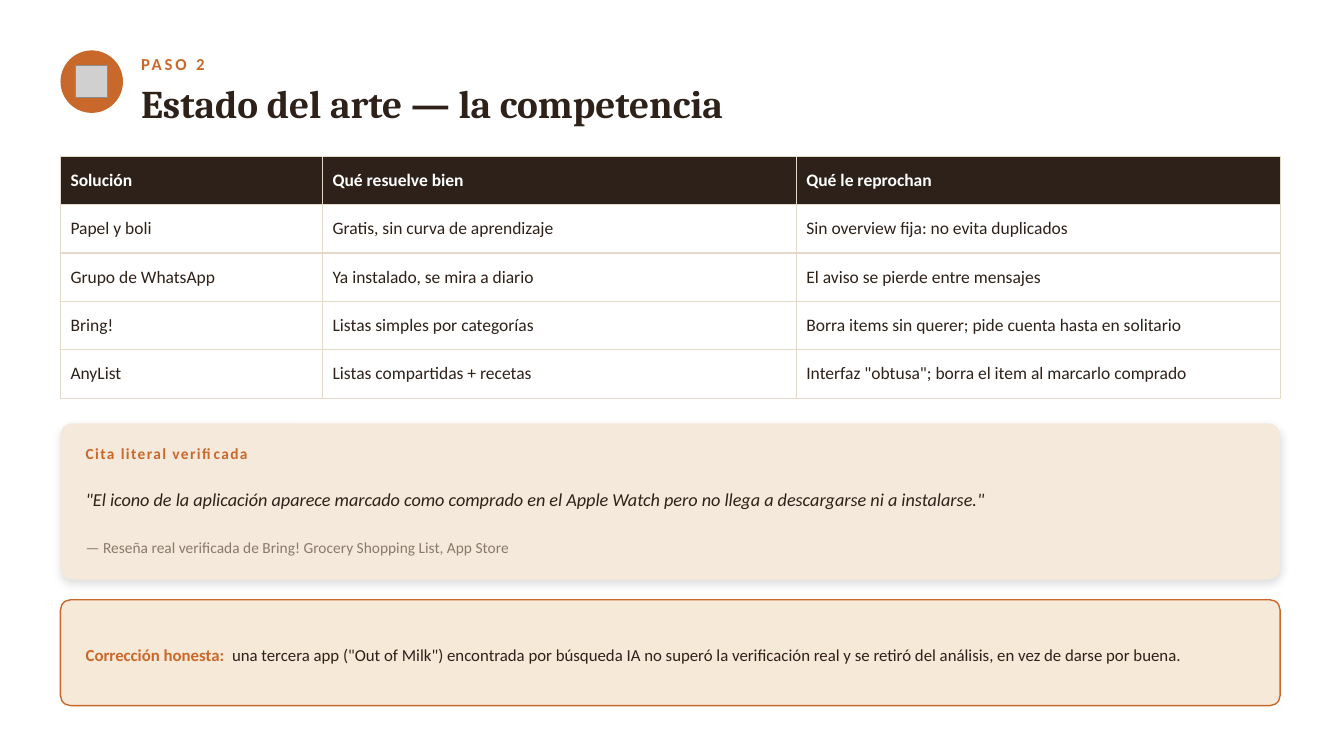
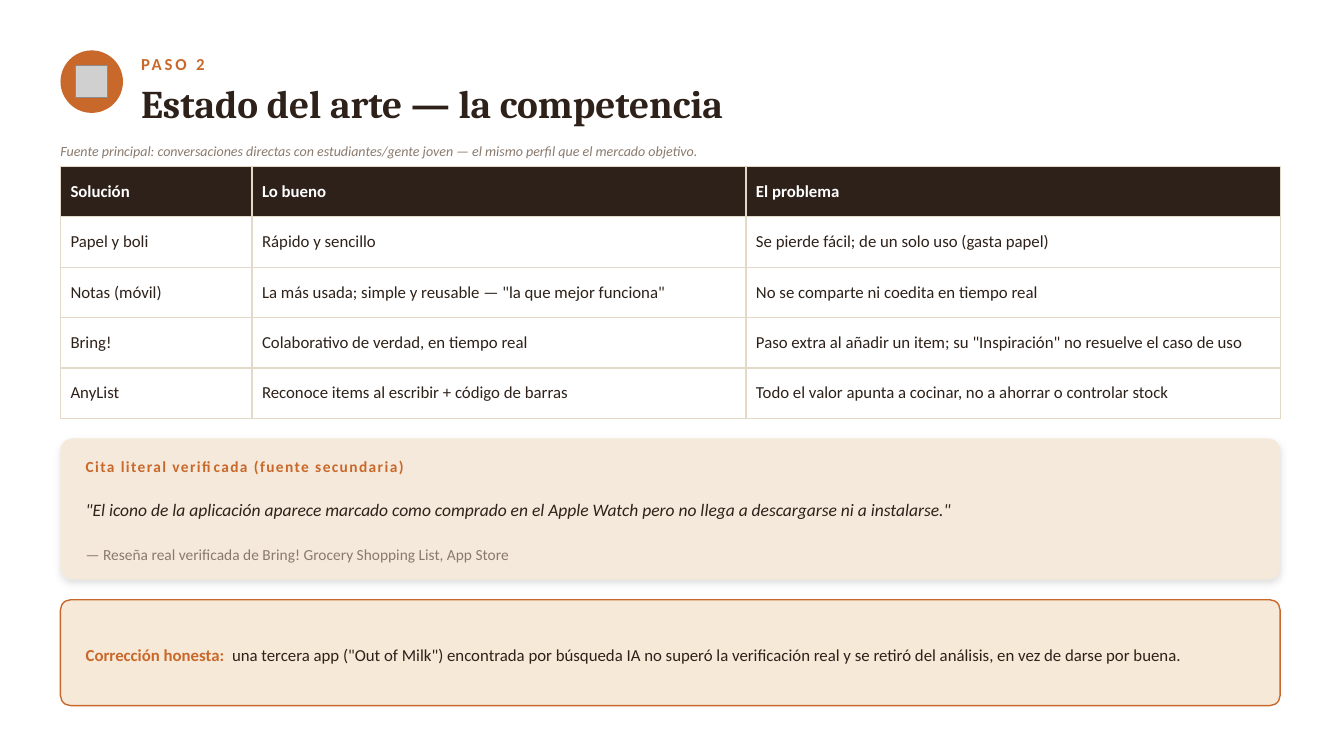
Before and after one commit to lagoanadia/Larder, a slide deck: slide 3 of docs/larder-presentacion.pptx. Drawn at 1344x756 pixels with LibreOffice and Linux fonts; fonts in the diff are those of the drawing; grey boxes stand for pictures. Boxes give left, top, right and bottom in pixels: in the first picture for what was removed or moved away, otherwise in the second. Text is boxed around its words. In the diff, an @@ line names an element or a change of style, - is before the commit and + after.

```diff
--- a/docs/larder-presentacion.pptx
+++ b/docs/larder-presentacion.pptx
@@ text added at [60, 146, 697, 159], 10 pt, text #8A7A6D, italic @@
+Fuente principal: conversaciones directas con estudiantes/gente joven — el mismo perfil que el mercado objetivo.
@@ table removed at [60, 156, 1280, 398], 5 rows, 3 columns @@
-Solución | Qué resuelve bien | Qué le reprochan
-Papel y boli | Gratis, sin curva de aprendizaje | Sin overview fija: no evita duplicados
-Grupo de WhatsApp | Ya instalado, se mira a diario | El aviso se pierde entre mensajes
-Bring! | Listas simples por categorías | Borra items sin querer; pide cuenta hasta en solitario
-AnyList | Listas compartidas + recetas | Interfaz "obtusa"; borra el item al marcarlo comprado
@@ table added at [60, 166, 1280, 418], 5 rows, 3 columns @@
+Solución | Lo bueno | El problema
+Papel y boli | Rápido y sencillo | Se pierde fácil; de un solo uso (gasta papel)
+Notas (móvil) | La más usada; simple y reusable — "la que mejor funciona" | No se comparte ni coedita en tiempo real
+Bring! | Colaborativo de verdad, en tiempo real | Paso extra al añadir un item; su "Inspiración" no resuelve el caso de uso
+AnyList | Reconoce items al escribir + código de barras | Todo el valor apunta a cocinar, no a ahorrar o controlar stock
@@ rounded rectangle: place and size @@
-rounded rectangle at [60, 423, 1280, 580]
+rounded rectangle at [60, 439, 1280, 580]
@@ rounded rectangle at [60, 439, 1280, 580]: proportions changed @@
@@ text at [86, 461, 403, 474]: text changed @@
-Cita literal verificada
+Cita literal verificada (fuente secundaria)
@@ text ""El icono de la aplicación ...": place and size @@
-text ""El icono de la aplicación ..." at [86, 493, 984, 509]
+text ""El icono de la aplicación ..." at [86, 504, 951, 519]
@@ text ""El icono de la aplicación ..." at [86, 504, 951, 519]: size 13 to 12.5 pt @@
@@ text "— Reseña real verificada de ...": place and size @@
-text "— Reseña real verificada de ..." at [103, 542, 509, 556]
+text "— Reseña real verificada de ..." at [103, 549, 509, 563]
```
Also in this commit, not shown: 1 other slide changed, 1 other file.
